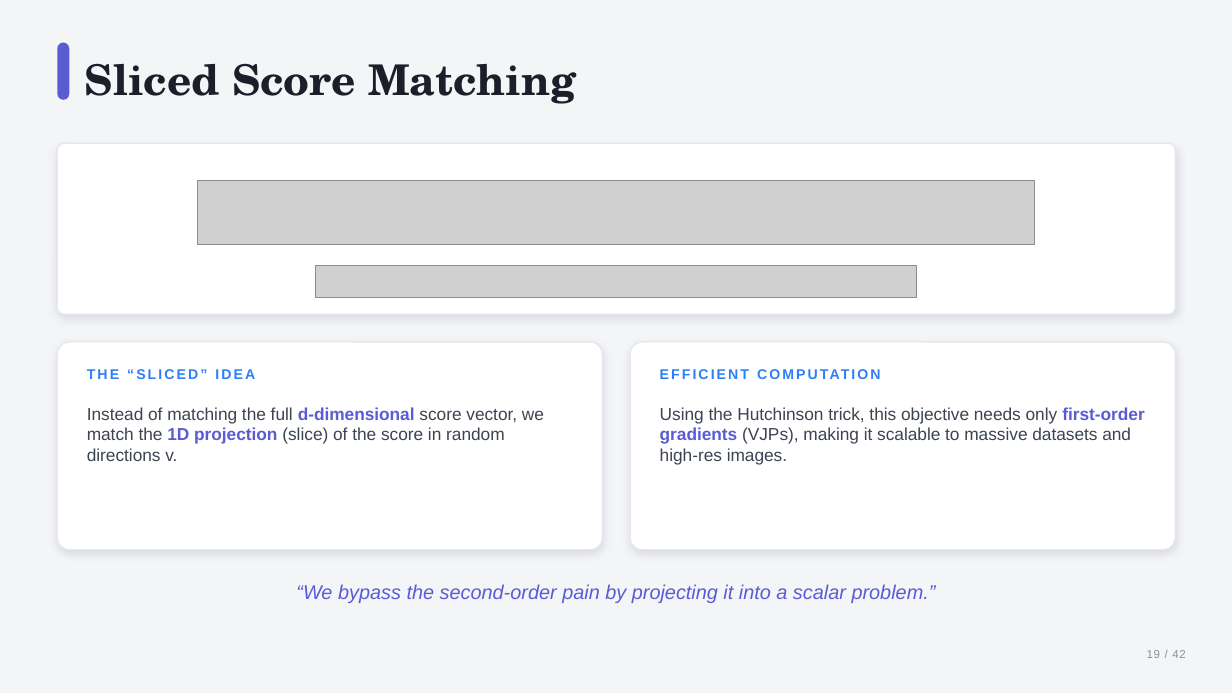
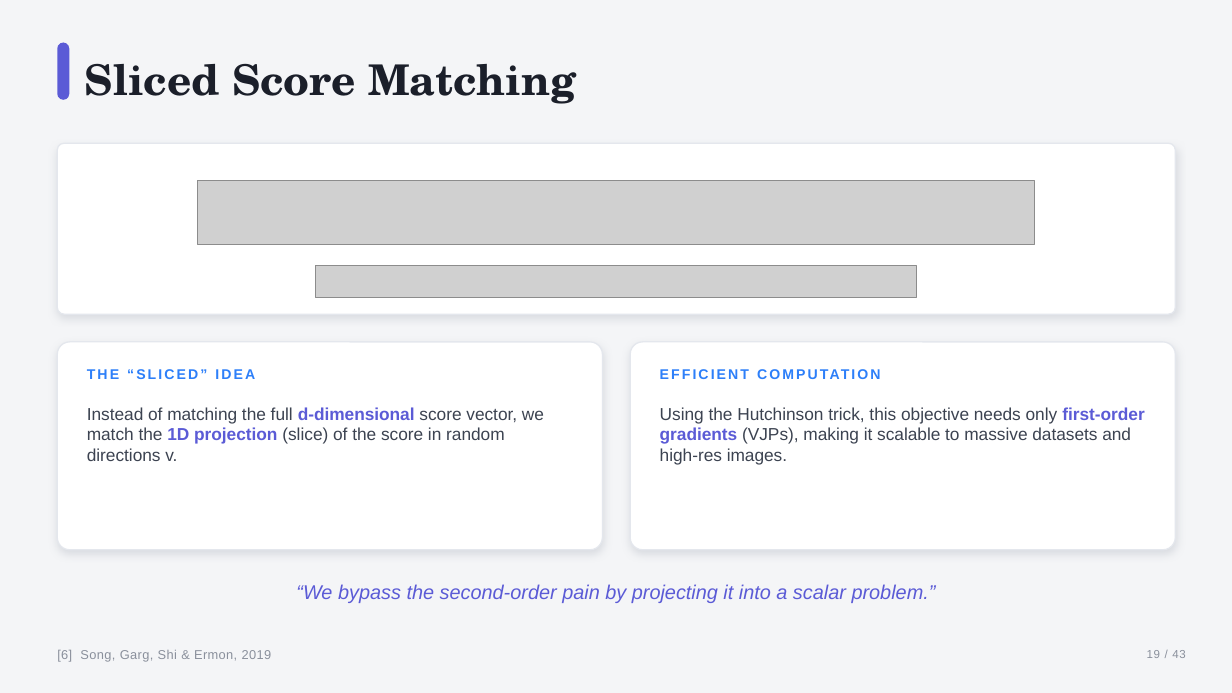
Before and after one commit to sudarshan1994/sudarshan1994.github.io, a slide deck: slide 19 of diffusion/diffusion_models_polished.pptx. Drawn at 1232x693 pixels with LibreOffice and Linux fonts; fonts in the diff are those of the drawing; grey boxes stand for pictures. Boxes give left, top, right and bottom in pixels: in the first picture for what was removed or moved away, otherwise in the second. Text is boxed around its words. In the diff, an @@ line names an element or a change of style, - is before the commit and + after.

```diff
--- a/diffusion/diffusion_models_polished.pptx
+++ b/diffusion/diffusion_models_polished.pptx
@@ text added at [57, 650, 272, 662], 10 pt, text #8A909C @@
+[6] Song, Garg, Shi & Ermon, 2019
```
Also in this commit, not shown: 33 other slides changed, 1 slide added, 3 other files.
